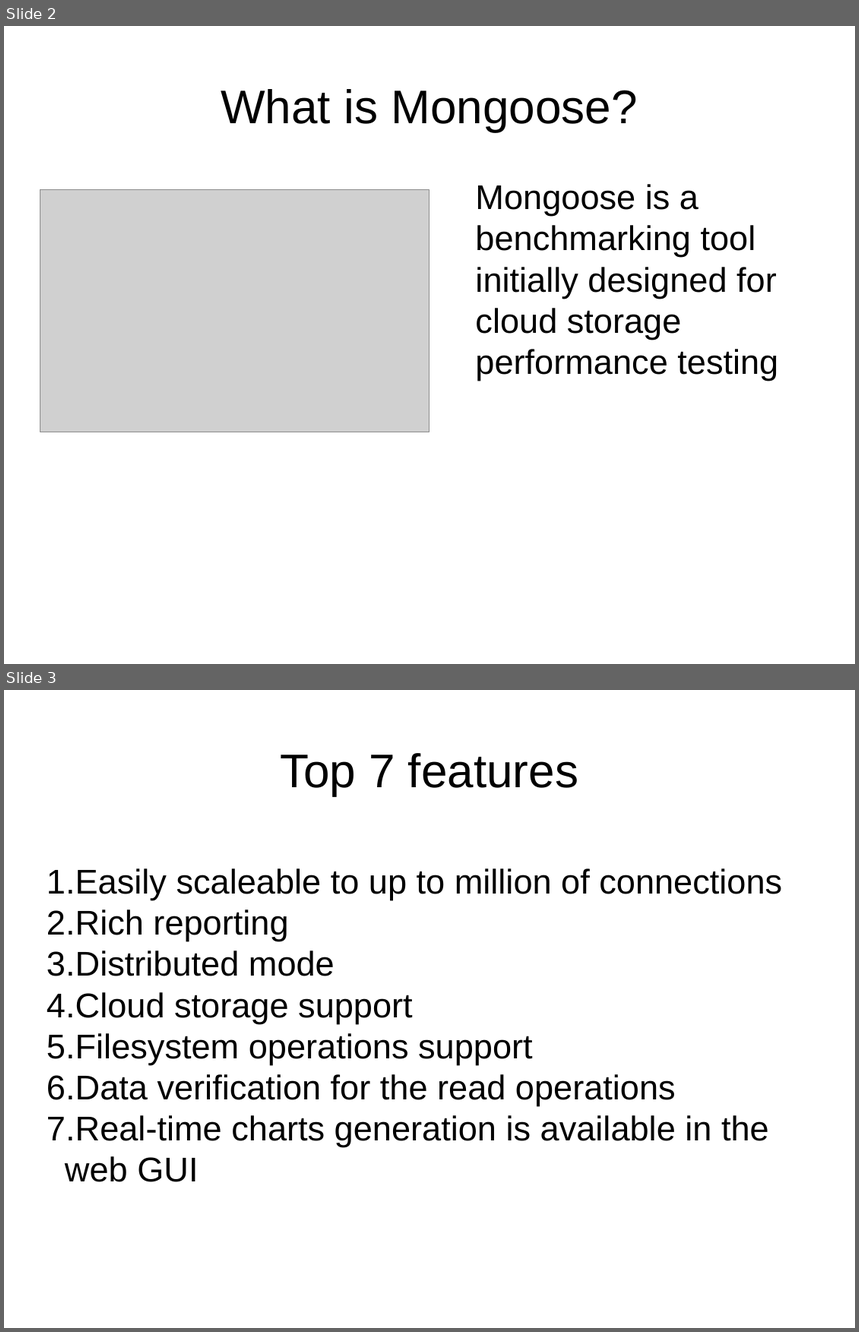
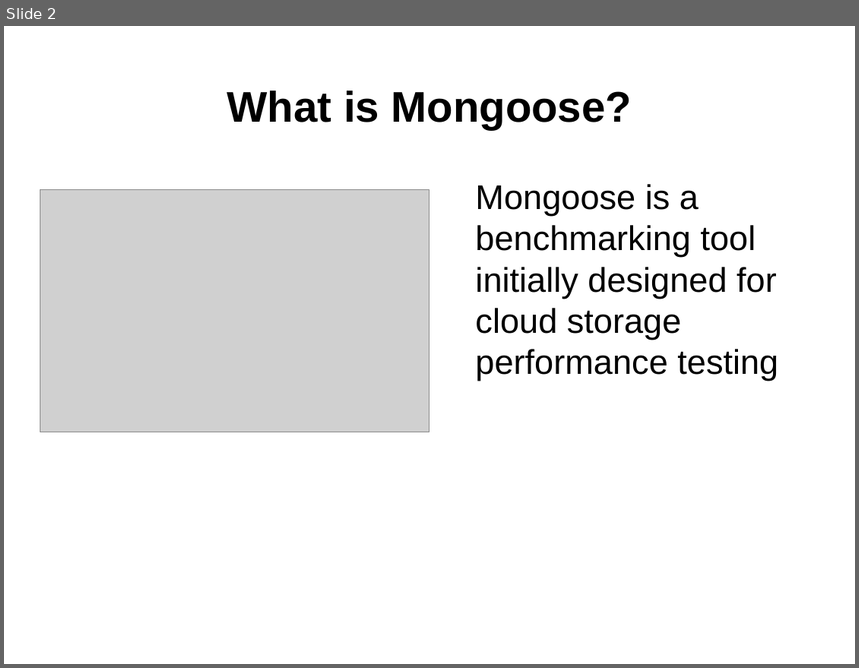
Before and after one commit to emc-mongoose/mongoose, a slide deck: doc/mongoosev2.odp. Shown one above the other, each under a label of ours: slides 2 and 3 before the commit, slide 2 after it. The pictures are 859x1332 and 859x668 pixels, drawn with LibreOffice and Linux fonts; fonts in the diff are those of the drawing; grey boxes stand for pictures. Boxes give left, top, right and bottom in pixels: in the first picture for what was removed or moved away, otherwise in the second. Text is boxed around its words. In the diff, an @@ line names an element or a change of style, - is before the commit and + after.

```diff
--- a/doc/mongoosev2.odp
+++ b/doc/mongoosev2.odp
@@ slide 3 removed at bbox=[4, 690, 855, 1328], background #FFFFFF @@
@@ title removed at bbox=[280, 753, 579, 796] @@
-Top 7 features
@@ subtitle removed at bbox=[47, 869, 782, 1182] @@
-1. Easily scaleable to up to million of connections
-2. Rich reporting
-3. Distributed mode
-4. Cloud storage support
-5. Filesystem operations support
-6. Data verification for the read operations
-7. Real-time charts generation is available in the web GUI
@@ slide 2 changed as well @@
@@ title "What is Mongoose?" at bbox=[227, 91, 632, 129]: size 44 to 40 pt, bold on @@
```
Also in this commit, not shown: 2 other slides changed, 3 slides added, 1 other slide removed, 19 other files.
